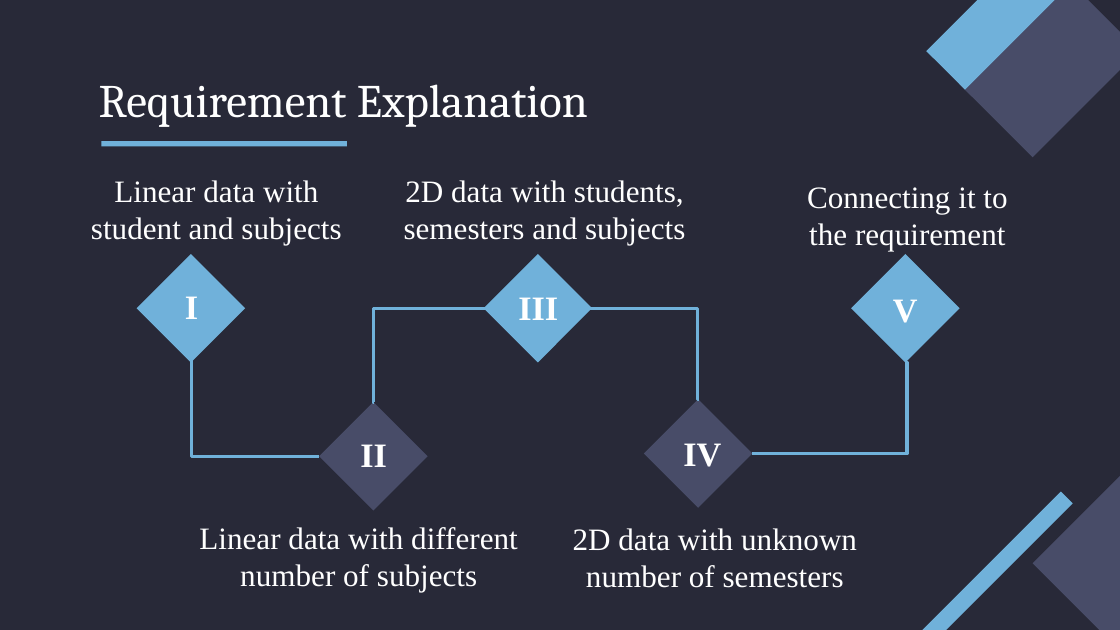
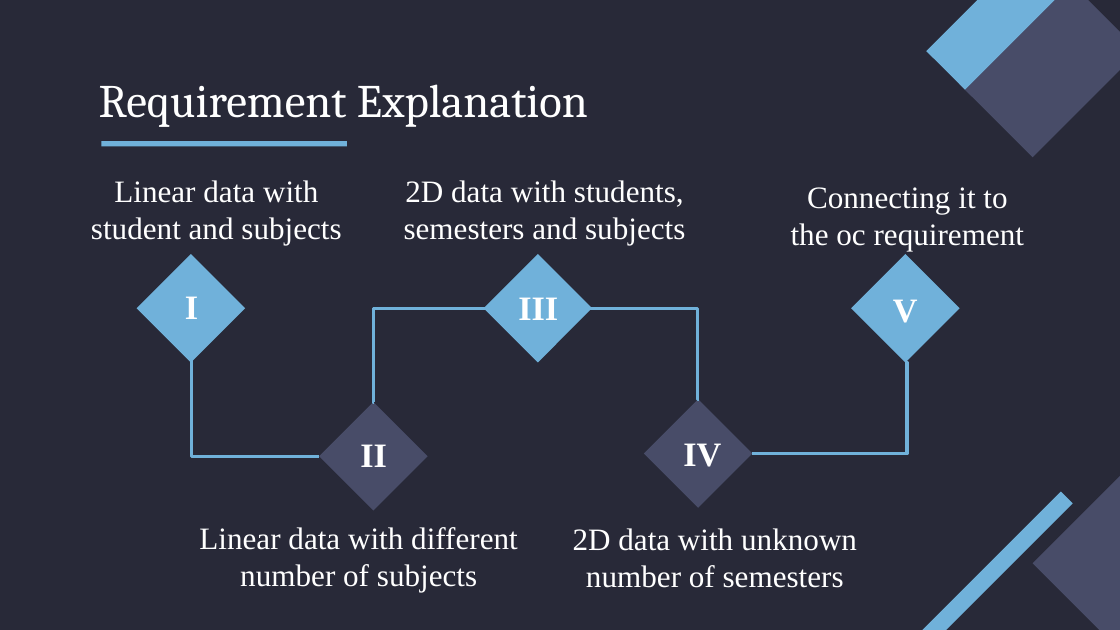
Before and after one commit to mehar-srinivas-chowdari/git-learning, a slide deck: slide 10 of Internship.pptx. Drawn at 1120x630 pixels with LibreOffice and Linux fonts; fonts in the diff are those of the drawing. Boxes give left, top, right and bottom in pixels: in the first picture for what was removed or moved away, otherwise in the second. Text is boxed around its words. In the diff, an @@ line names an element or a change of style, - is before the commit and + after.

```diff
--- a/Internship.pptx
+++ b/Internship.pptx
@@ text at (791,187,1024,251): text changed @@
-  Connecting it to the requirement
+  Connecting it to the oc requirement
```
Also in this commit, not shown: 10 other slides changed.
